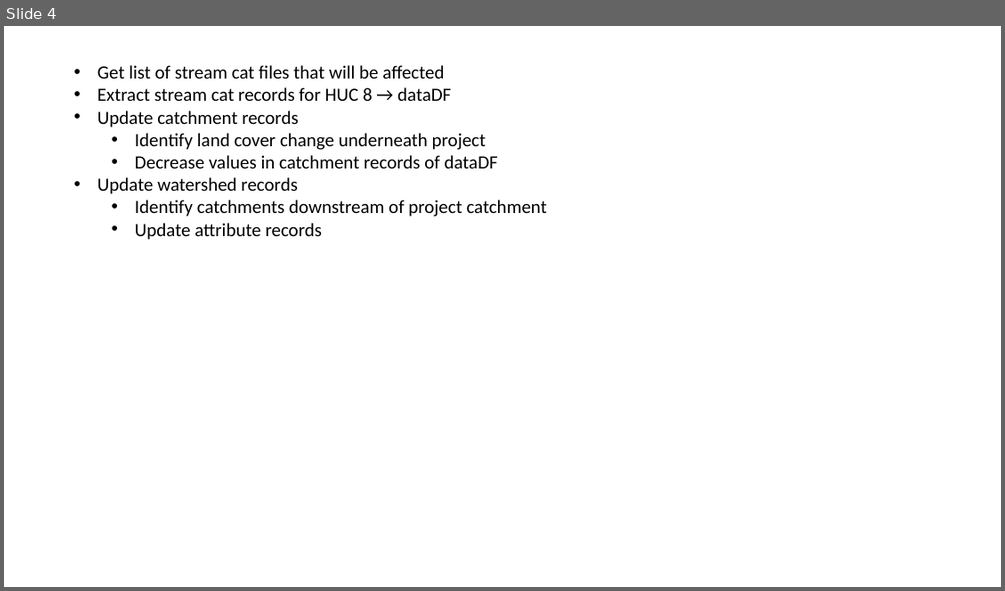
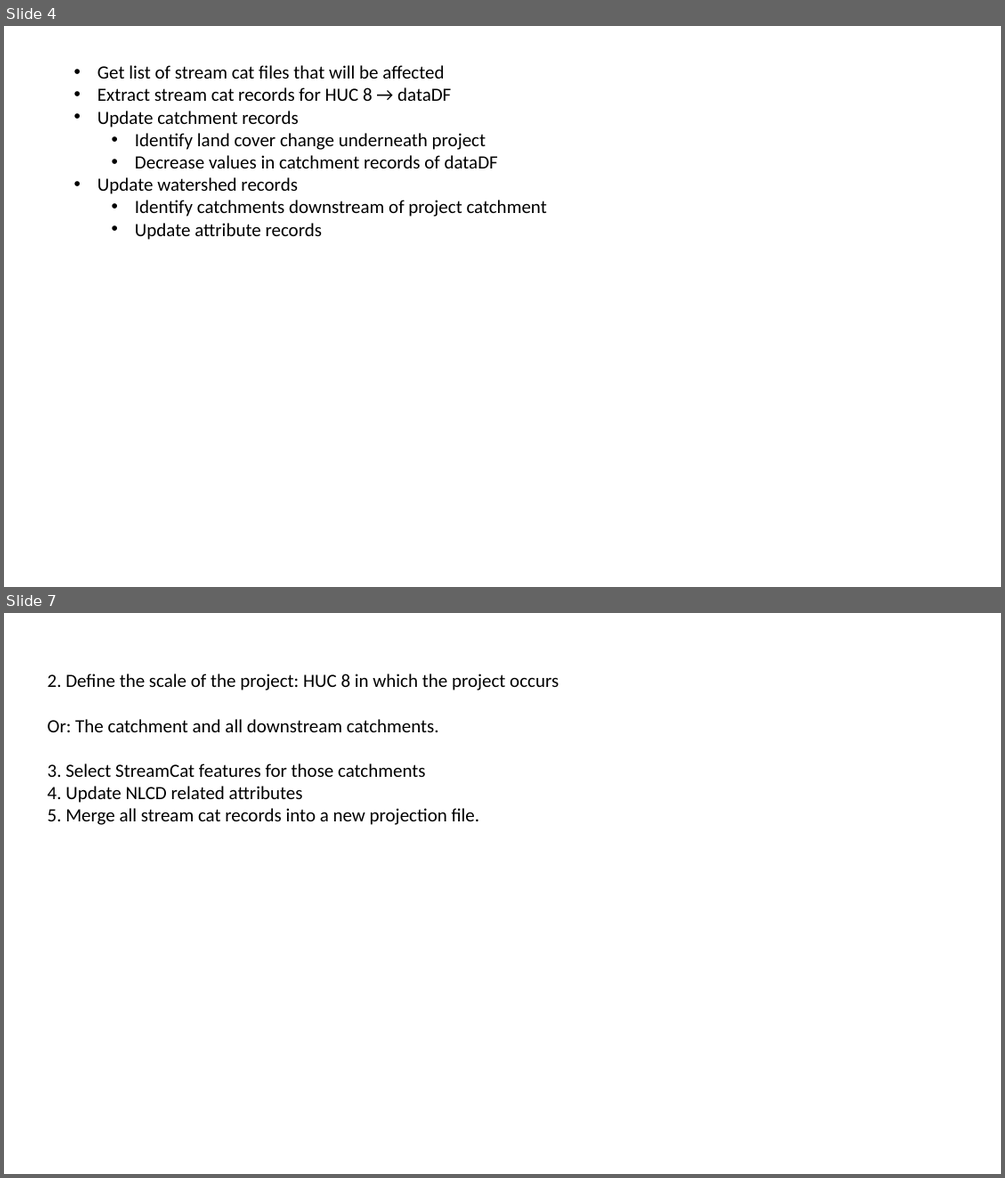
Before and after one commit to Duke-NSOE/GeoWET, a slide deck: Docs/ToolDesign.pptx. Shown one above the other, each under a label of ours: slide 4 before the commit, slides 4 and 7 after it; the slides between them are not shown. The pictures are 1005x591 and 1005x1178 pixels, drawn with LibreOffice and Linux fonts; fonts in the diff are those of the drawing. Boxes give left, top, right and bottom in pixels: in the first picture for what was removed or moved away, otherwise in the second. Text is boxed around its words. In the diff, an @@ line names an element or a change of style, - is before the commit and + after.

```diff
--- a/Docs/ToolDesign.pptx
+++ b/Docs/ToolDesign.pptx
@@ slide 7 added at [4, 613, 1001, 1174], background #FFFFFF @@
@@ text added at [48, 674, 558, 825], 18 pt, text #000000 @@
+2. Define the scale of the project: HUC 8 in which the project occurs
+Or: The catchment and all downstream catchments.
+3. Select StreamCat features for those catchments
+4. Update NLCD related attributes
+5. Merge all stream cat records into a new projection file.
```
Also in this commit, not shown: 2 other slides added, 4 other files.
